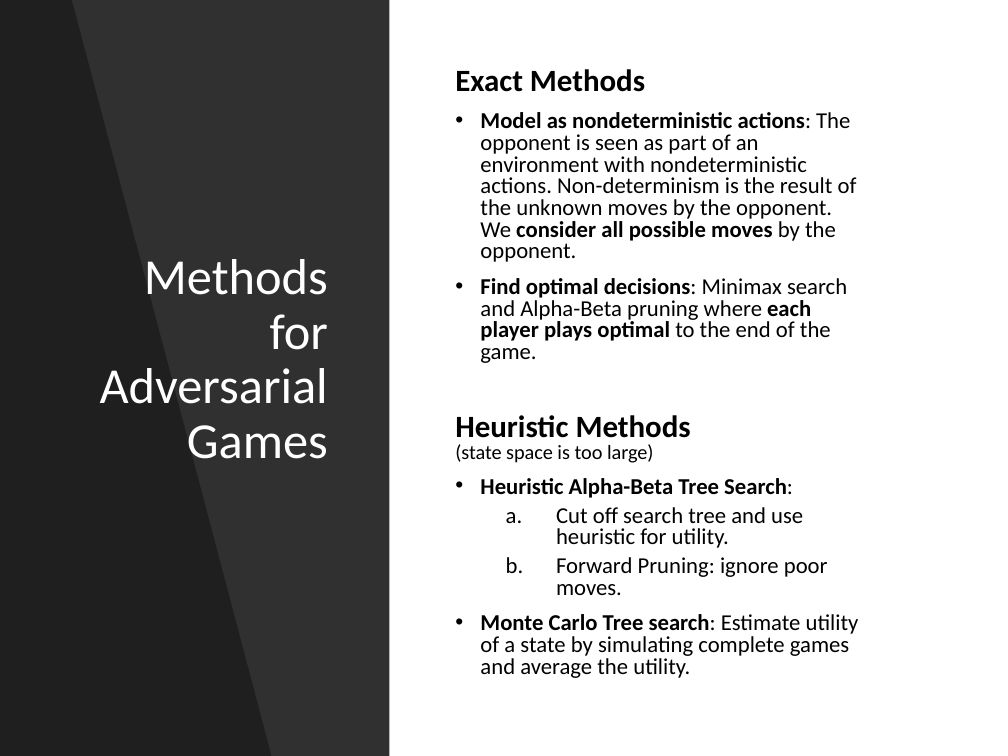
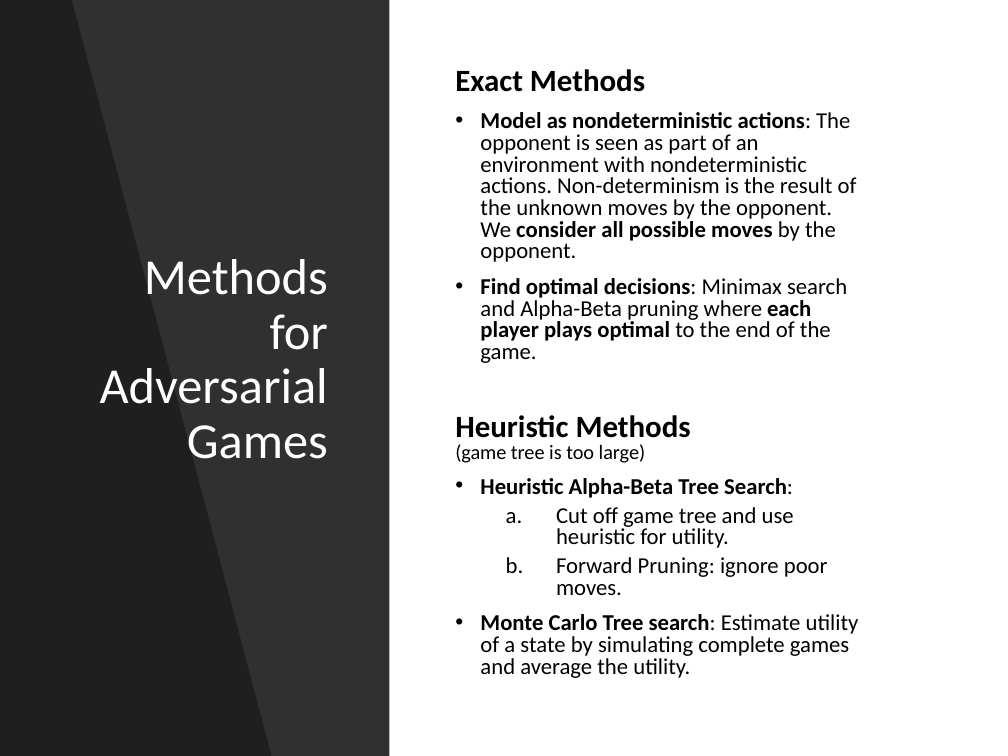
Before and after one commit to mhahsler/CS7320-AI, a slide deck: slide 6 of slides/05_games.pptx. Drawn at 1008x756 pixels with LibreOffice and Linux fonts; fonts in the diff are those of the drawing. Boxes give left, top, right and bottom in pixels: in the first picture for what was removed or moved away, otherwise in the second. Text is boxed around its words. In the diff, an @@ line names an element or a change of style, - is before the commit and + after.

```diff
--- a/slides/05_games.pptx
+++ b/slides/05_games.pptx
@@ text at (x1=455, y1=415, x2=691, y2=463): text changed @@
-Heuristic Methods
-(state space is too large)
+Heuristic Methods
+(game tree is too large)
@@ text at (x1=556, y1=507, x2=794, y2=548): text changed @@
-  a. Cut off search tree and use heuristic for utility.
+  a. Cut off game tree and use heuristic for utility.
```
Also in this commit, not shown: 17 other slides changed, 1 slide added, 1 other file.
